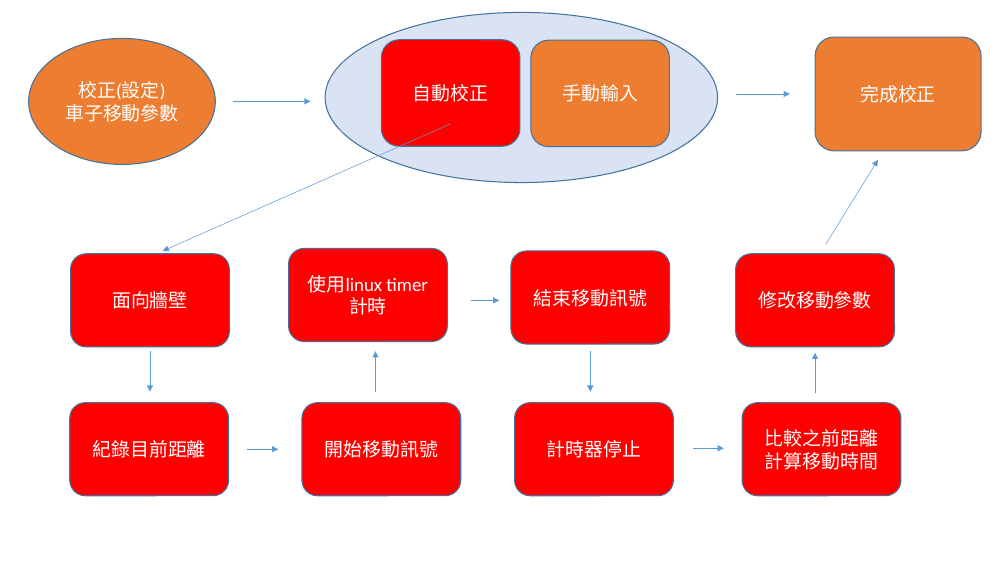
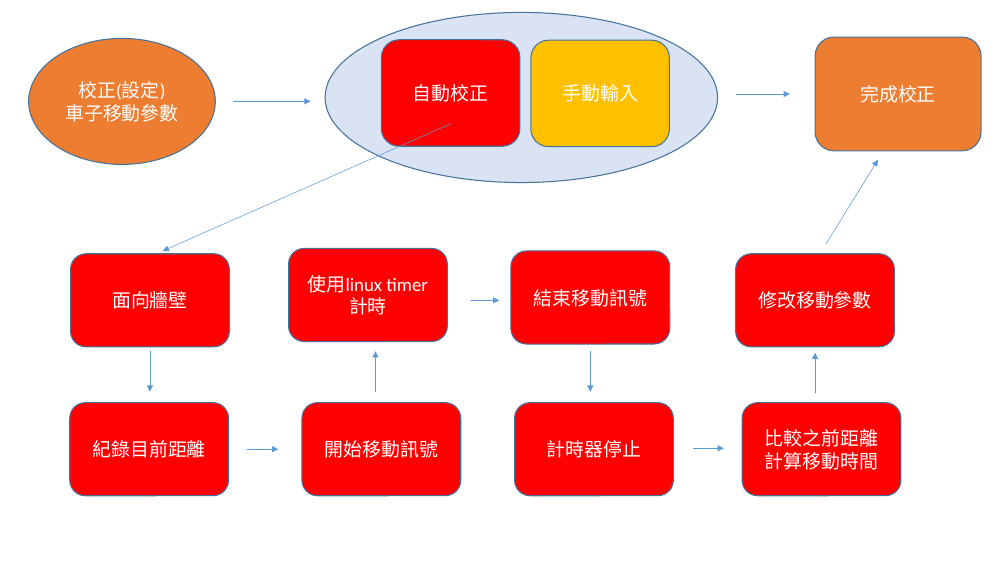
Before and after one commit to mskhrk/nttu_smartCar, a slide deck: slide 11 of document/運作流程圖.pptx (slide 8 before the commit). Drawn at 1008x567 pixels with LibreOffice and Linux fonts; fonts in the diff are those of the drawing. Boxes give left, top, right and bottom in pixels: in the first picture for what was removed or moved away, otherwise in the second. Text is boxed around its words. In the diff, an @@ line names an element or a change of style, - is before the commit and + after.

```diff
--- a/document/運作流程圖.pptx
+++ b/document/運作流程圖.pptx
@@ rounded rectangle "手動輸入" at (531, 40, 669, 147): fill #ED7D31 to #FFC000 @@
```
Also in this commit, not shown: 9 other slides changed, 4 slides added, 2 slides removed, 3 other files.
